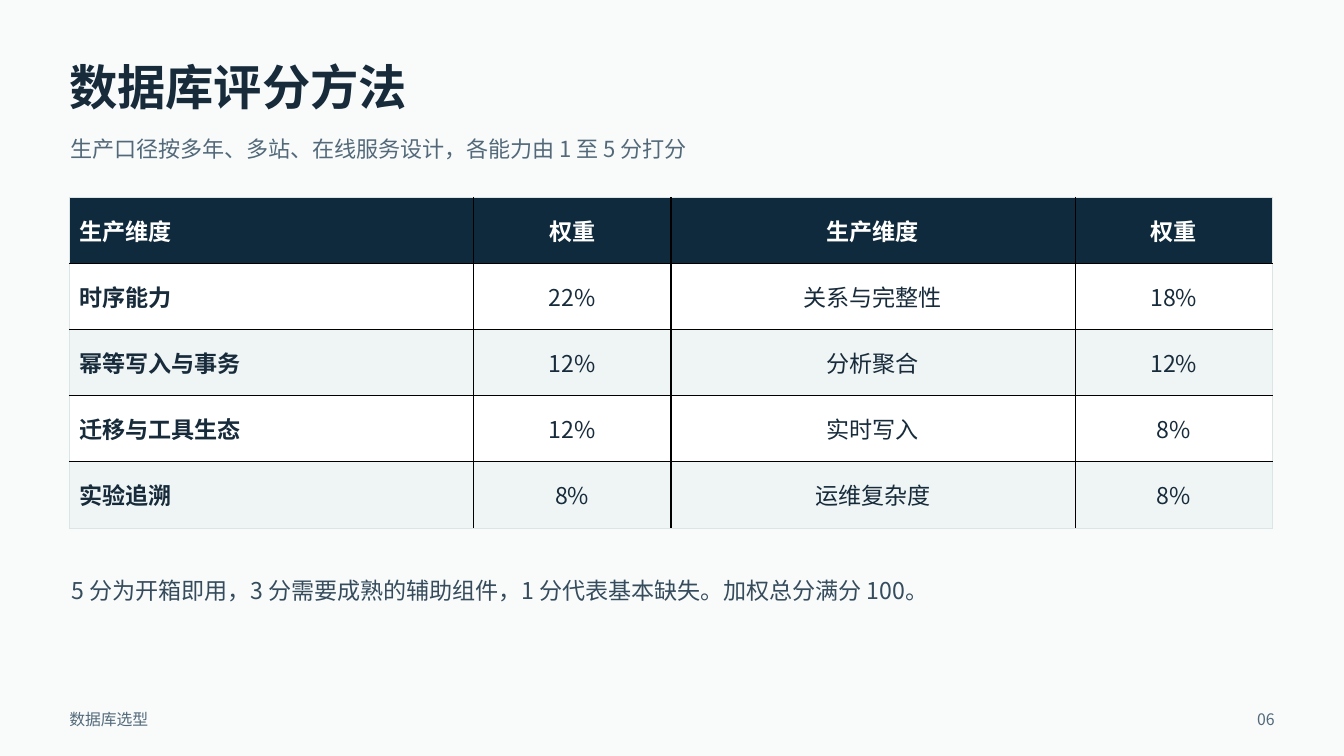
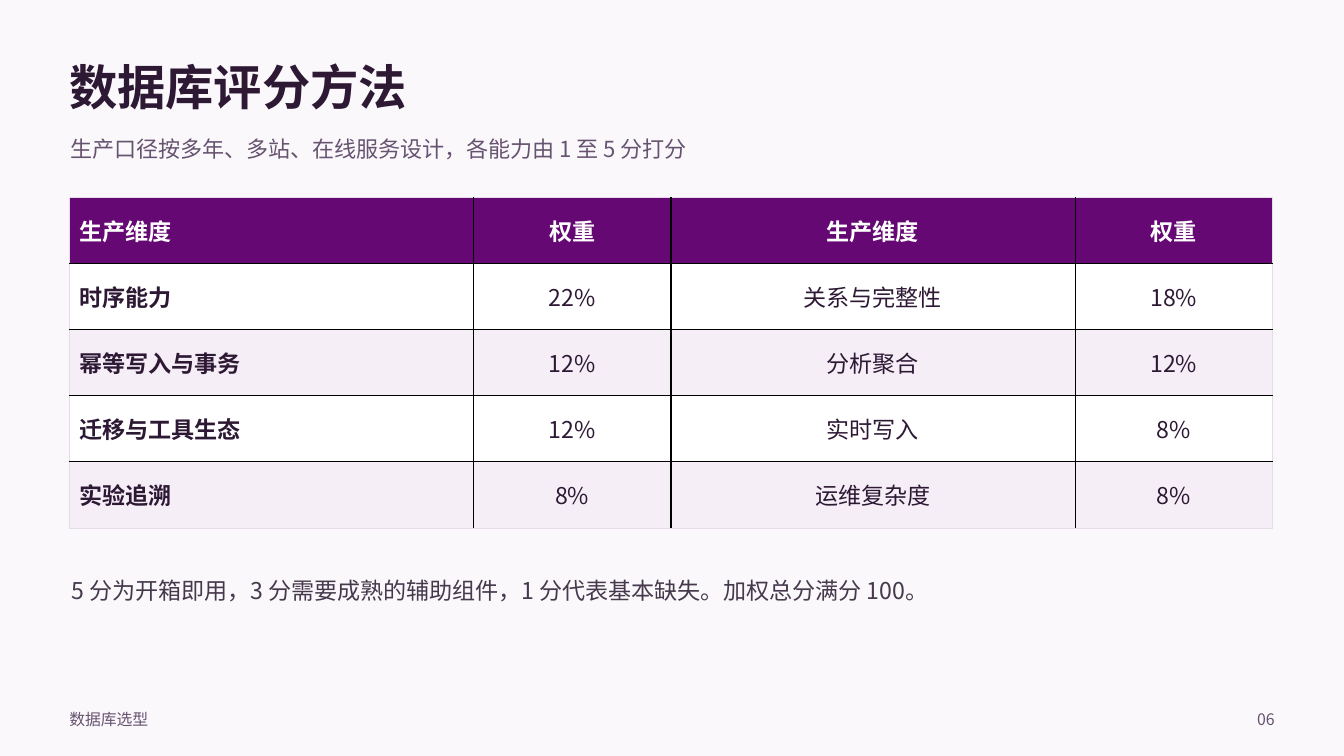
Before and after one commit to Sunhuahai/wind-power-forecasting, a slide deck: slide 6 of docs/研究记录/风电功率预测项目汇报_详版_2026-11-26.pptx. Drawn at 1344x756 pixels with LibreOffice and Linux fonts; fonts in the diff are those of the drawing. Boxes give left, top, right and bottom in pixels: in the first picture for what was removed or moved away, otherwise in the second. Text is boxed around its words. In the diff, an @@ line names an element or a change of style, - is before the commit and + after.

```diff
--- a/docs/研究记录/风电功率预测项目汇报_详版_2026-11-26.pptx
+++ b/docs/研究记录/风电功率预测项目汇报_详版_2026-11-26.pptx
@@ background #F8FBFA to #FBF8FC @@
@@ text "数据库评分方法" at (69,63,406,110): text colour #172B3B to #2E1935 @@
@@ table at (70,198,1273,528) @@
@@ fill #102A3D to #660874 in row 1 @@
@@ fill #EFF4F4 to #F5EEF7 in 8 cells @@
@@ text colour #172B3B to #2E1935 in "时序能力", "22%", "关系与完整性", "18%" and 12 more places @@
@@ borders changed @@
@@ text "5 分为开箱即用，3 分需要成熟的辅助组件，1 分代表基本缺失。加权总分满分 100。" at (71,579,928,601): text colour #364C5D to #45394B @@
@@ text colour #53697A to #66536F in 3 elements at (70,138,687,159), (69,712,148,726), (1257,713,1275,725) @@
```
Also in this commit, not shown: 29 other slides changed.
